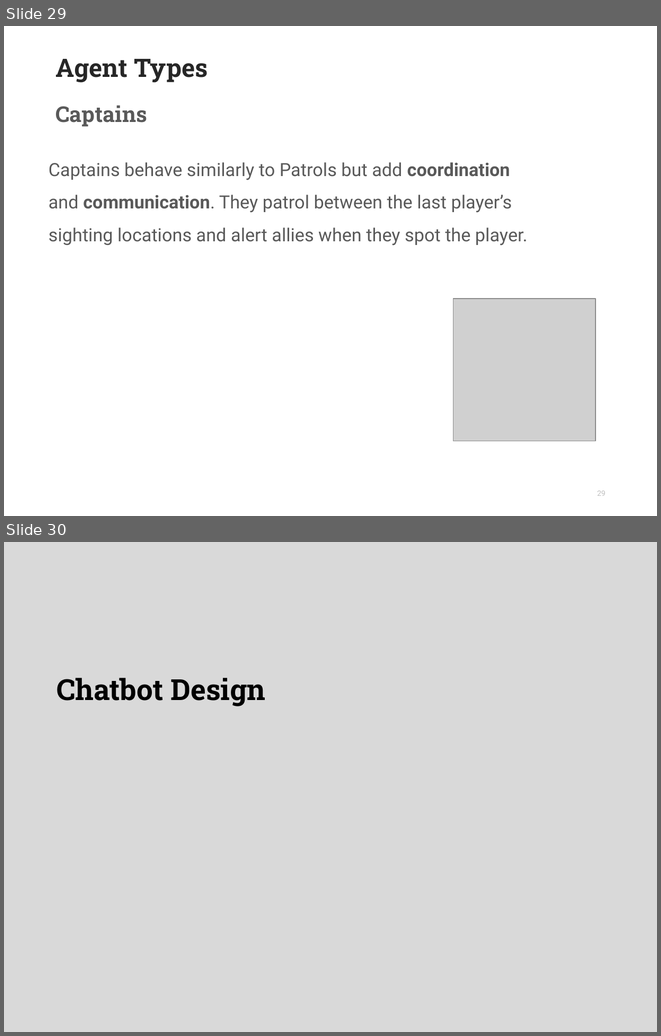
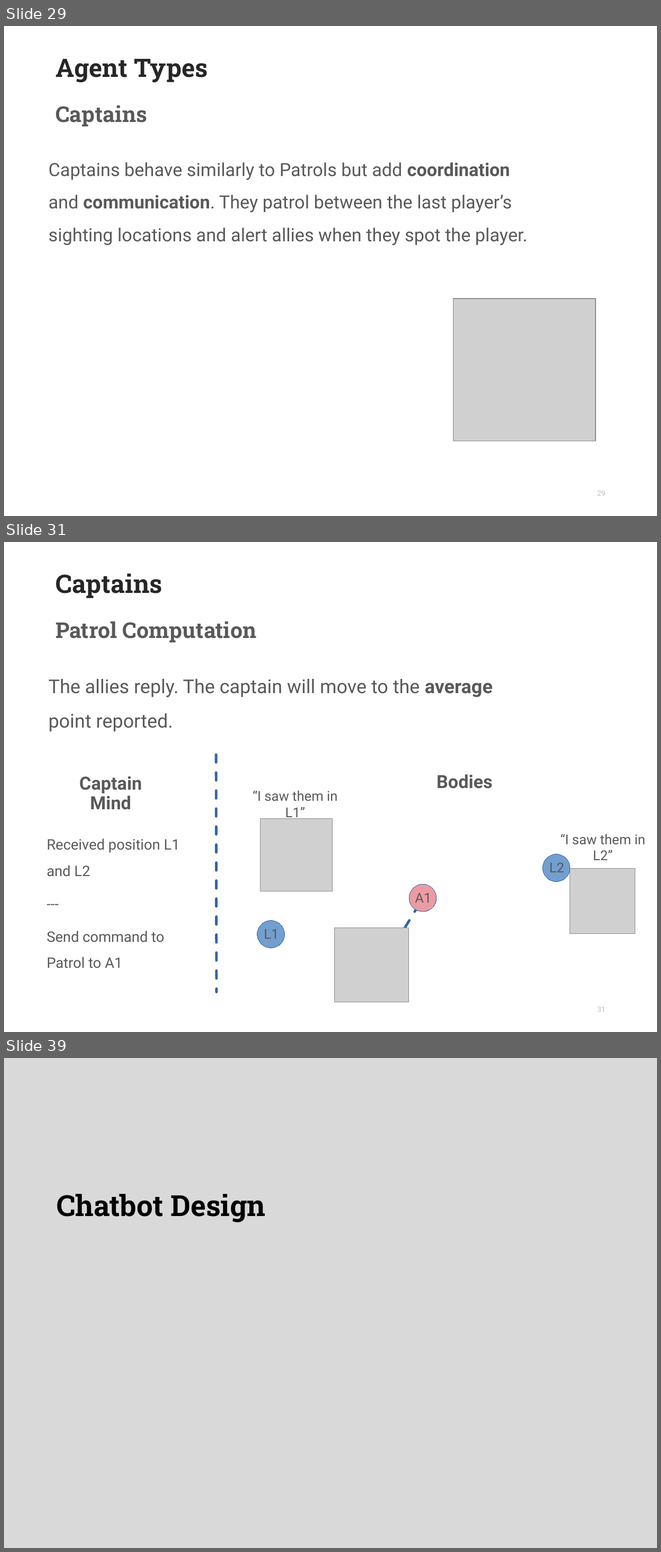
Before and after one commit to inkeaton/TakeThemOut, a slide deck: S4965918_SDAI_NLP_Slides.odp. Shown one above the other, each under a label of ours: slides 29 and 30 before the commit, slides 29, 31 and 39 after it; the slides between them are not shown. The pictures are 661x1036 and 661x1552 pixels, drawn with LibreOffice and Linux fonts; fonts in the diff are those of the drawing; grey boxes stand for pictures; background and template pictures are left out. Boxes give left, top, right and bottom in pixels: in the first picture for what was removed or moved away, otherwise in the second. Text is boxed around its words. In the diff, an @@ line names an element or a change of style, - is before the commit and + after.

```diff
--- a/S4965918_SDAI_NLP_Slides.odp
+++ b/S4965918_SDAI_NLP_Slides.odp
@@ slide 31 added at [4, 542, 657, 1032], background #FFFFFF @@
@@ title added at [55, 573, 162, 598], 28 pt, text #262626, bold @@
+Captains
@@ text added at [55, 621, 256, 643], 24 pt, text #595959, bold @@
+Patrol Computation
@@ text added at [49, 679, 493, 732], 21 pt, text #595959 @@
+The allies reply. The captain will move to the average point reported.
@@ line added from (216, 754) to (216, 992), #3465A4 2.83 pt dashed @@
@@ text added at [79, 776, 142, 810], 20 pt, text #595959, bold @@
+Captain
+Mind
@@ text added at [436, 774, 493, 788], 20 pt, text #595959, bold @@
+Bodies
@@ text added at [253, 790, 337, 821], 15 pt, text #595959 @@
+“I saw them in L1”
@@ picture added at [260, 819, 333, 891] @@
@@ text added at [47, 838, 180, 968], 16 pt, text #595959 @@
+Received position L1 and L2
+---
+Send command to Patrol to A1
@@ text added at [560, 834, 645, 860], 15 pt, text #595959 @@
+“I saw them in L2”
@@ ellipse added at [542, 854, 570, 882], fill #729FCF, outline #3465A4 0 pt @@
@@ text added at [549, 862, 564, 872], 15 pt, text #595959 @@
+L2
@@ picture added at [570, 868, 635, 933] @@
@@ ellipse added at [409, 884, 436, 911], fill #EC9BA4, outline #3465A4 0 pt @@
@@ line added from (370, 984) to (423, 898), #3465A4 2.83 pt dashed @@
@@ text added at [415, 893, 431, 902], 15 pt, text #595959 @@
+A1
@@ ellipse added at [257, 920, 285, 947], fill #729FCF, outline #3465A4 0 pt @@
@@ text added at [264, 929, 279, 938], 15 pt, text #595959 @@
+L1
@@ picture added at [334, 927, 409, 1002] @@
@@ page number added at [597, 1006, 606, 1012], 8.2 pt, text #BFBFBF @@
+31
@@ what was slide 30 is now slide 39 @@
```
Also in this commit, not shown: 3 slides changed, 23 other slides added, 9 slides removed, 2 other files.
